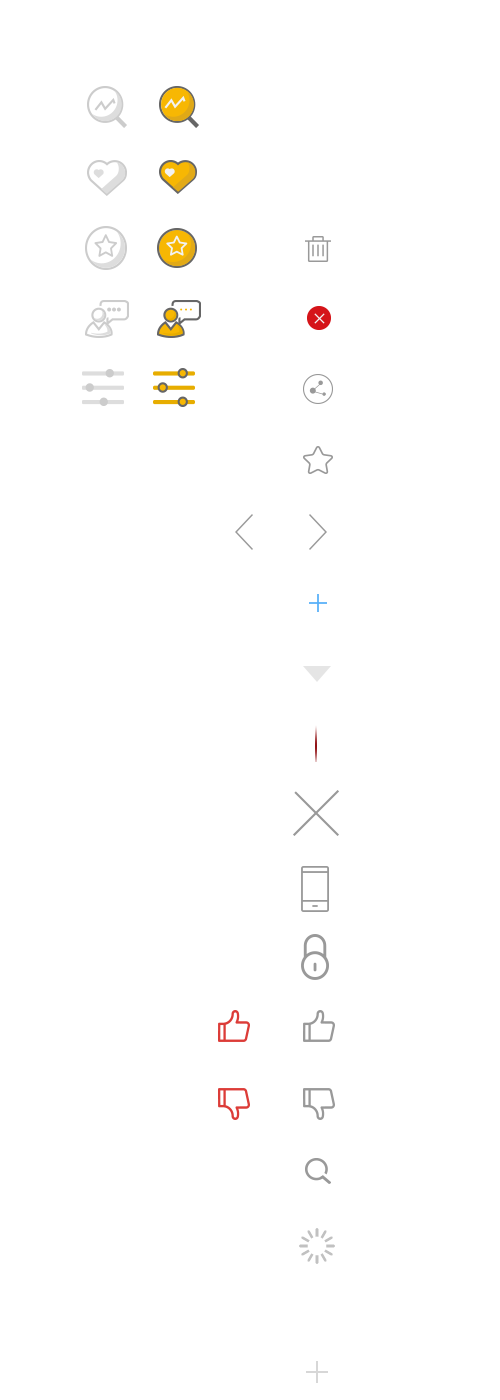
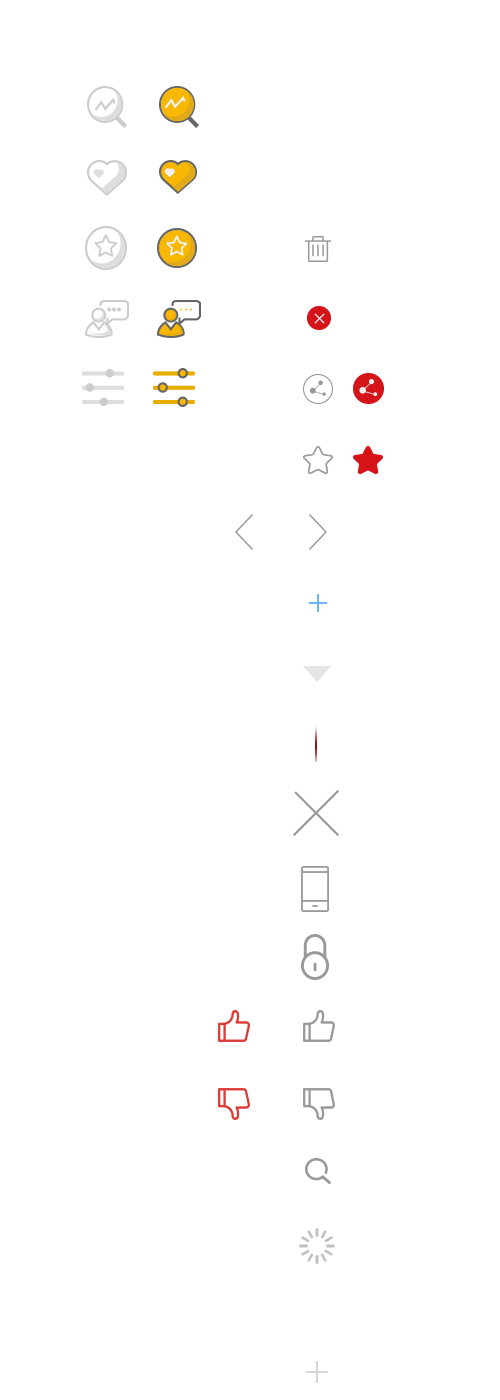
Layers edited between the first and the second 500 × 1400 image:
added layer "矢量智能对象" (1st of 21) above "矢量智能对象" over [353, 373, 384, 404]
added layer "矢量智能对象" (2nd of 21) above "矢量智能对象" over [353, 446, 383, 474]
